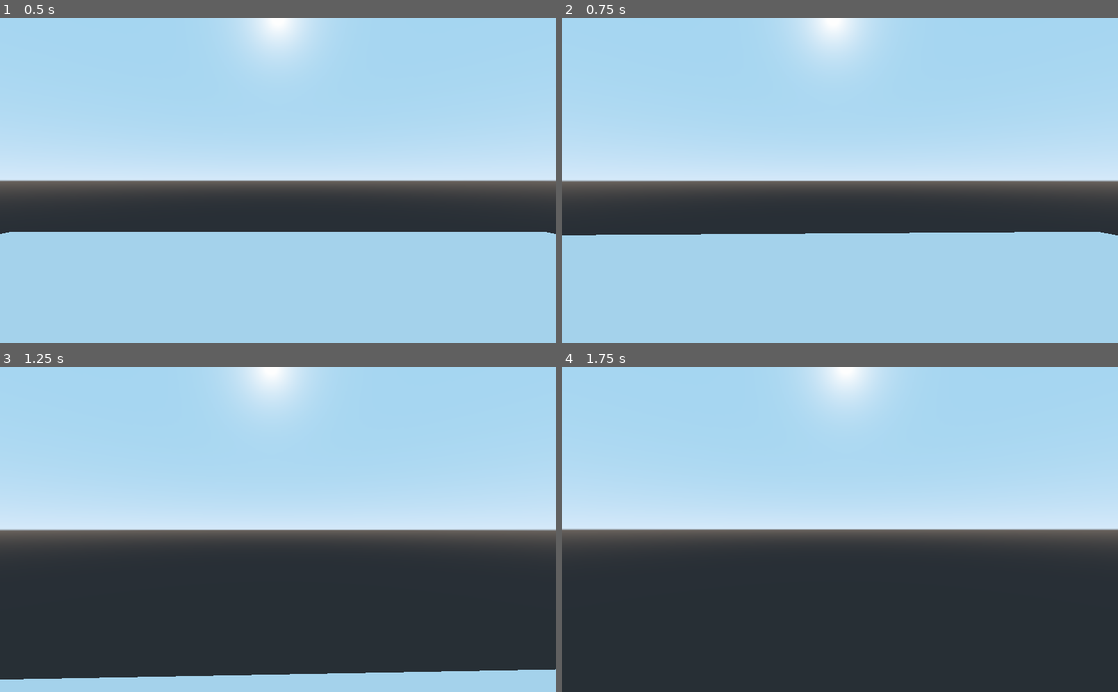
Above: before the commit, frames 1-4 (two rows, left to right).
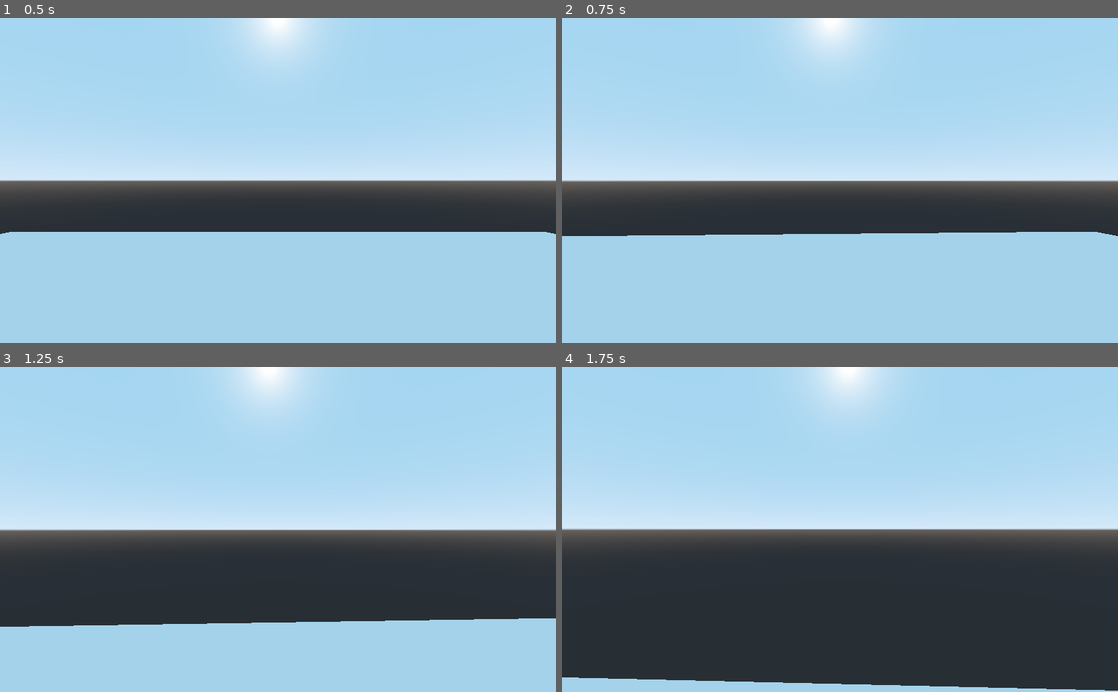
Above: after the commit, the same moments.

Repository: Hatbringer/REDEYE
Game: Godot game, scene res://Environments/DevLevel.tscn
The game is run twice, just before and just after one commit, with the same random seed, the same clock (stepped at 60 frames per second) and the same inputs.
Inputs (mouse positions are in pixels of both pictures, inside the frame that each line leads up to):
- Up to frame 1 (0.5 s): no input
- Up to frame 2 (0.75 s): tap Enter at 0.5 s; move the mouse to (867, 180) at 0.52 s; hold W (forward) from 0.53 s (still down); hold Ctrl (crouch) from 0.53 s (still down)
- Up to frame 3 (1.25 s): keep holding W (forward); keep holding Ctrl (crouch); tap Space (jump) at 0.77, 1.07 s; tap Shift (walk) at 0.8 s
- Up to frame 4 (1.75 s): keep holding W (forward); move the mouse to (812, 529) at 1.27 s; release Ctrl (crouch) at 1.28 s; tap Shift (walk) at 1.35 s; tap Space (jump) at 1.52, 1.55 s

Frame 1 is identical in both runs. In frame 2, 0.1% of the frame differs, in the area x 0-100%, y 65-68%; in frame 3, 16%, in the area x 0-100%, y 77-97%; in frame 4, 2.5%.

Commit message:
Fixed floor jitter, removed slope support

Diff:
--- a/Entities/Player/Player.gd
+++ b/Entities/Player/Player.gd
@@ -1,8 +1,8 @@
 extends KinematicBody
 
-const speed = {walk = 4, run = 10, crouch = 2, air = 2}
+const speed = {walk = 4, run = 10, crouch = 2, air = 0.01}
 const friction = {ground = 0.7, air = 1}
-const sensitivity = {mouse = 0.03}
+const sensitivity = {mouse = 0.04}
 const gravity = 60
 const jump = 20
 
@@ -38,26 +38,25 @@
 		linear_velocity += direction.normalized() * speed.air
 
 	#GRAVITY
+	linear_velocity.y -= gravity * delta
+
+	#FRICTION
 	if is_on_floor():
-		linear_velocity += -get_floor_normal() * gravity * delta
 		linear_velocity.x *= friction.ground
 		linear_velocity.z *= friction.ground
-		if Input.is_action_just_pressed("jump"):
-			linear_velocity.y = jump
-		print("Yes")
 	else:
-		linear_velocity += Vector3.DOWN * gravity * delta
 		linear_velocity.x *= friction.air
 		linear_velocity.z *= friction.air
-		print("No")
 
-	#INT CONVERSION
-	var x = int(linear_velocity.x)
-	var y = int(linear_velocity.y)
-	var z = int(linear_velocity.z)
-	linear_velocity = Vector3(x,y,z)
+	if is_on_floor():
+		print("On floor")
+		if Input.is_action_just_pressed("jump"):
+			linear_velocity.y += jump
+	else:
+		print("Not on floor")
 
 	linear_velocity = move_and_slide(linear_velocity, Vector3.UP)
+
 
 	if Input.is_action_just_pressed("ui_cancel"):
 		get_tree().quit()
--- a/project.godot
+++ b/project.godot
@@ -18,6 +18,10 @@
 config/name="REDEYE"
 run/main_scene="res://Environments/DevLevel.tscn"
 config/icon="res://icon.png"
+
+[display]
+
+window/size/fullscreen=true
 
 [input]
 
